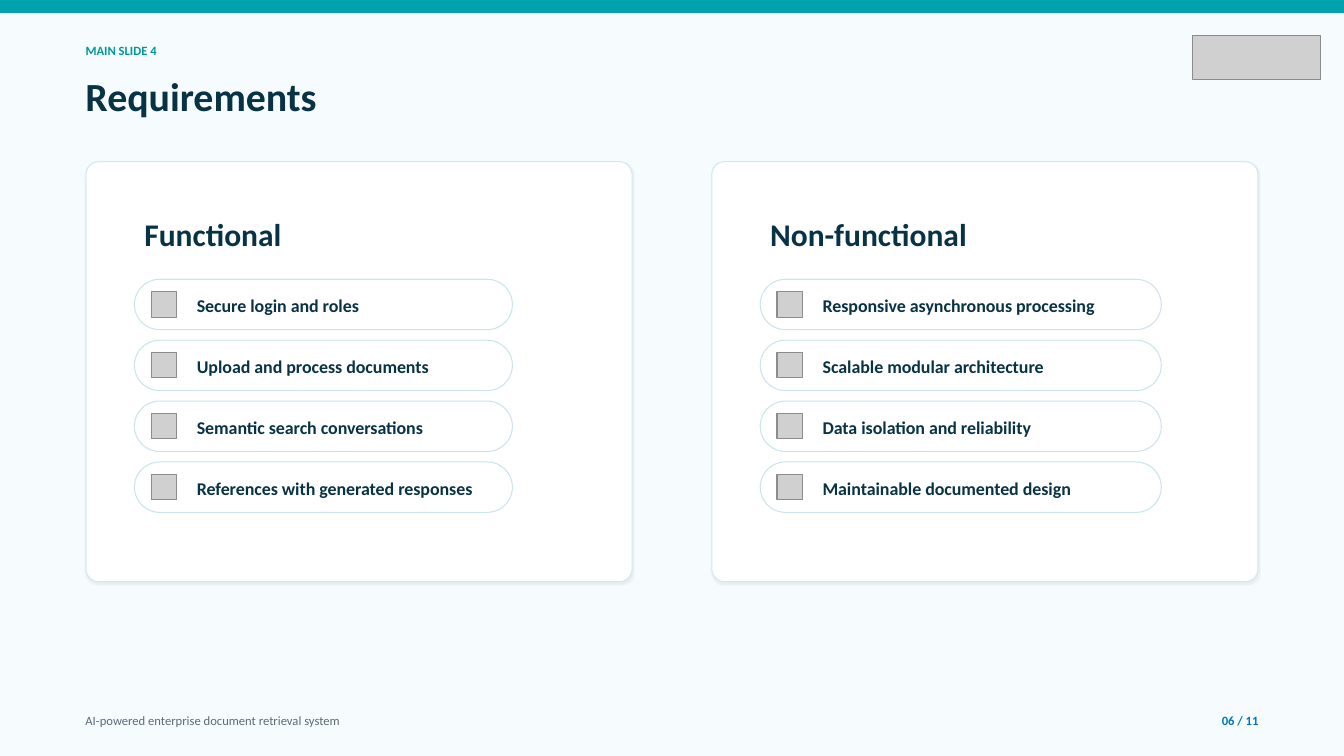
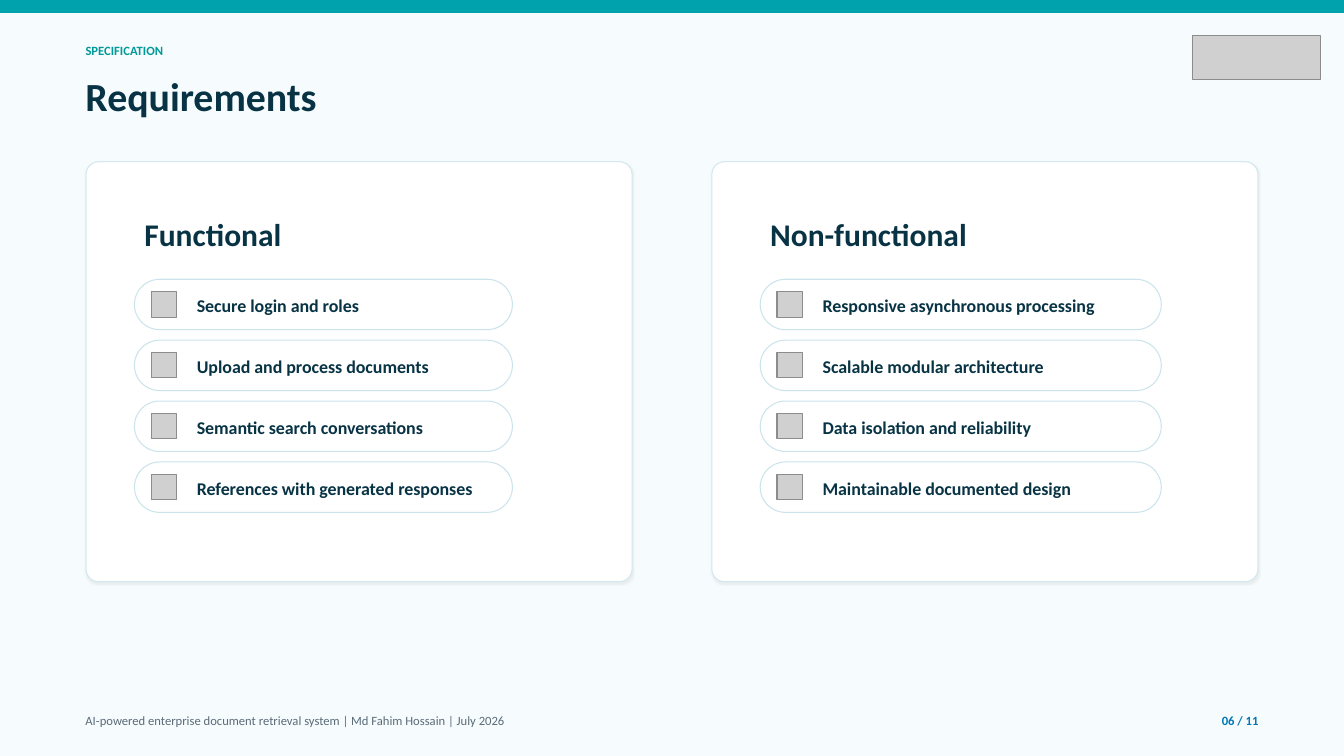
Before and after one commit to alifhossain174/Masters-Internship-Report, a slide deck: slide 6 of Software Specification & Design.pptx. Drawn at 1344x756 pixels with LibreOffice and Linux fonts; fonts in the diff are those of the drawing; grey boxes stand for pictures. Boxes give left, top, right and bottom in pixels: in the first picture for what was removed or moved away, otherwise in the second. Text is boxed around its words. In the diff, an @@ line names an element or a change of style, - is before the commit and + after.

```diff
--- a/Software Specification & Design.pptx
+++ b/Software Specification & Design.pptx
@@ text at (86, 46, 164, 55): text changed @@
-MAIN SLIDE 4
+SPECIFICATION
@@ text at (85, 716, 505, 727): text changed @@
-AI-powered enterprise document retrieval system
+AI-powered enterprise document retrieval system | Md Fahim Hossain | July 2026
```
Also in this commit, not shown: 10 other slides changed, 6 other files.
